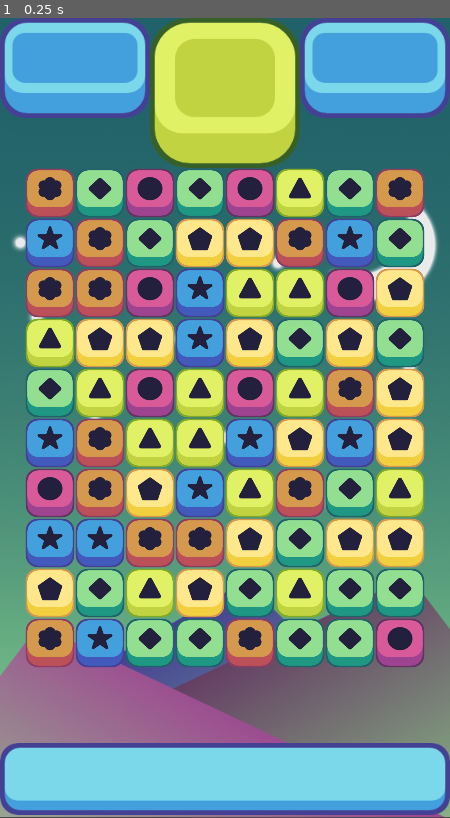
Above: before the commit, frame 1.
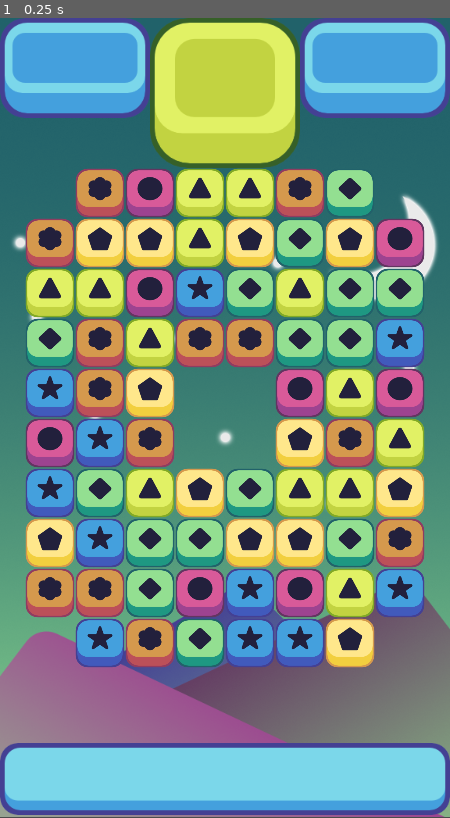
Above: after the commit, the same moment.

Repository: jamdominguez/Candy_Crush
Game: Godot game, scene res://scenes/game_window.tscn
Same seed, same stepped clock (60 frames per second), same inputs: the game is played once before the commit and once after it.
Inputs:
- Up to frame 1 (0.25 s): no input

The runs differ from the first frame. In frame 1, 38% of the frame differs, in the area x 5-95%, y 18-82%.

Commit message:
- Empty spaces, board template

Diff:
--- a/scenes/game_window.tscn
+++ b/scenes/game_window.tscn
@@ -26,6 +26,7 @@
 
 [node name="grid" type="Node2D" parent="."]
 script = ExtResource( 4 )
+empty_spaces = PoolVector2Array( 0, 0, 7, 0, 0, 9, 7, 9, 3, 4, 4, 4, 3, 5, 4, 5 )
 
 [node name="destroy_timer" type="Timer" parent="."]
 wait_time = 0.5
--- a/scripts/grid.gd
+++ b/scripts/grid.gd
@@ -11,6 +11,9 @@
 export (int) var y_start = 800
 export (int) var offset =  64
 export (int) var y_offset = -2
+
+# Obstacle Stuff
+export (PoolVector2Array) var empty_spaces
 
 # The piece array
 var possible_pieces = [
@@ -41,6 +44,13 @@
 	state = move
 	all_pieces = make_2d_array()
 	spawn_piece()
+
+# Check if the place is a available place to move a piece
+func restricted_movement(place):
+	for i in empty_spaces.size():
+		if empty_spaces[i] == place:
+			return true
+	return false
 
 # Called every frame. 'delta' is the elapsed time since the previous frame
 func _process(delta):
@@ -191,7 +201,7 @@
 func collapse_columns():
 	for i in width:
 		for j in height:
-			if all_pieces[i][j] == null:
+			if all_pieces[i][j] == null and !restricted_movement(Vector2(i,j)):
 				for k in range(j + 1, height):
 					if all_pieces[i][k] != null:
 						all_pieces[i][k].move(grid_to_pixel(i,j))
@@ -210,21 +220,22 @@
 
 # Set a random piece into the grid
 func set_random_piece_on_grid(i,j):
-	# choose a random number and store it
-	var rand = randi() % possible_pieces.size()
-	# Instance that piece from the array
-	var piece = possible_pieces[rand].instance()
-	var loops = 0
-	# Check will be different colors in closer pieces
-	while (match_at(i,j,piece.color) && loops < 100):
-		rand = randi() % possible_pieces.size()
-		loops += 1
-		piece = possible_pieces[rand].instance()
-	add_child(piece)
-	# Simulates the piece fallen. Sliding piece
-	piece.position = grid_to_pixel(i,j - y_offset)
-	piece.move(grid_to_pixel(i,j))
-	all_pieces[i][j] = piece
+	if !restricted_movement(Vector2(i,j)):
+		# choose a random number and store it
+		var rand = randi() % possible_pieces.size()
+		# Instance that piece from the array
+		var piece = possible_pieces[rand].instance()
+		var loops = 0
+		# Check will be different colors in closer pieces
+		while (match_at(i,j,piece.color) && loops < 100):
+			rand = randi() % possible_pieces.size()
+			loops += 1
+			piece = possible_pieces[rand].instance()
+		add_child(piece)
+		# Simulates the piece fallen. Sliding piece
+		piece.position = grid_to_pixel(i,j - y_offset)
+		piece.move(grid_to_pixel(i,j))
+		all_pieces[i][j] = piece
 
 # Check the matches after refill
 func after_refill():
